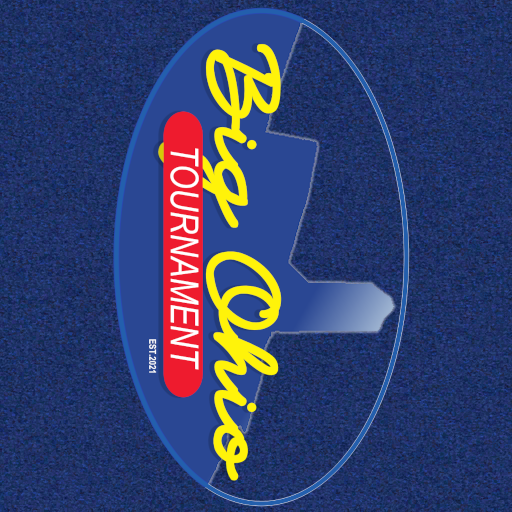
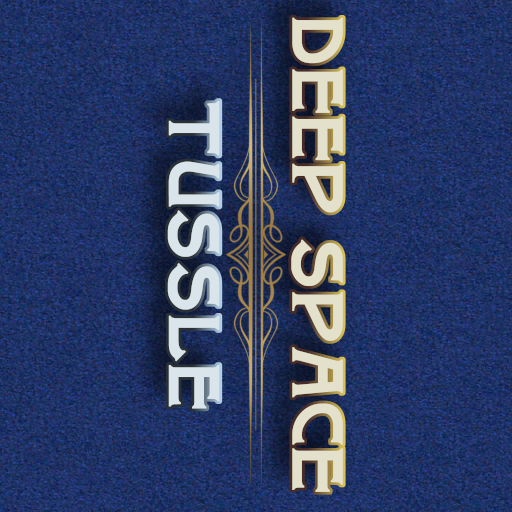
Comparing the layer stacks of the two 512×512 images. Changes:
renamed "Logo1.png" to "tusslepng.png", showed it, moved it above "Logo1.png copy", painted on it over bbox(113, 0, 410, 507)
hid "Logo1.png copy" over bbox(113, 7, 410, 507)